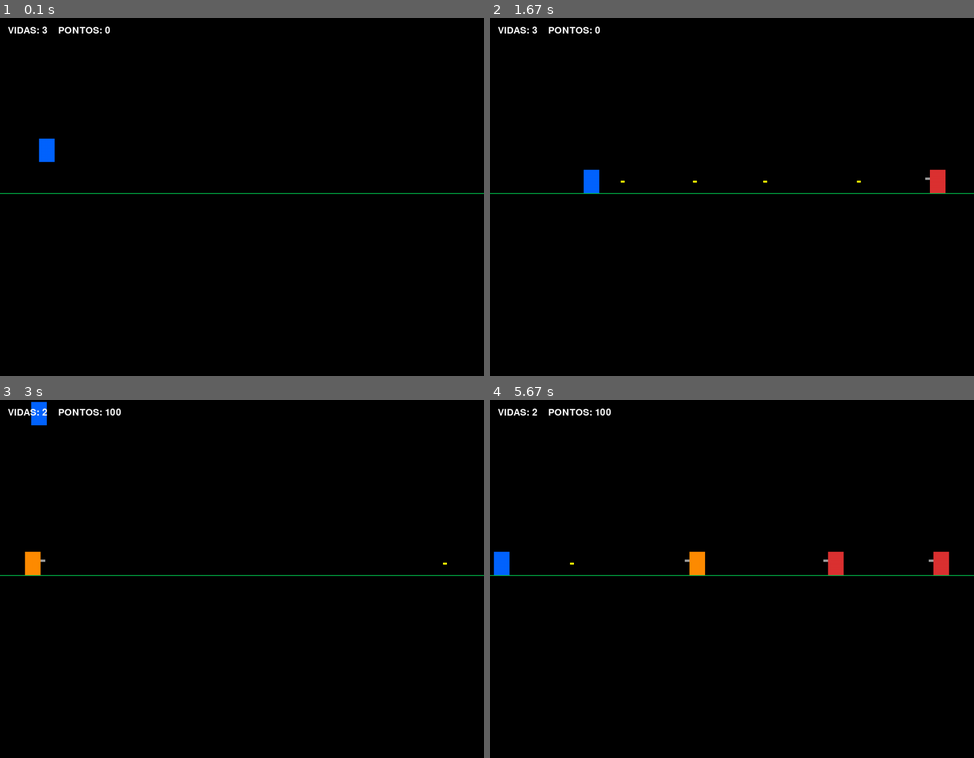
Above: before the commit, frames 1-4 (two rows, left to right).
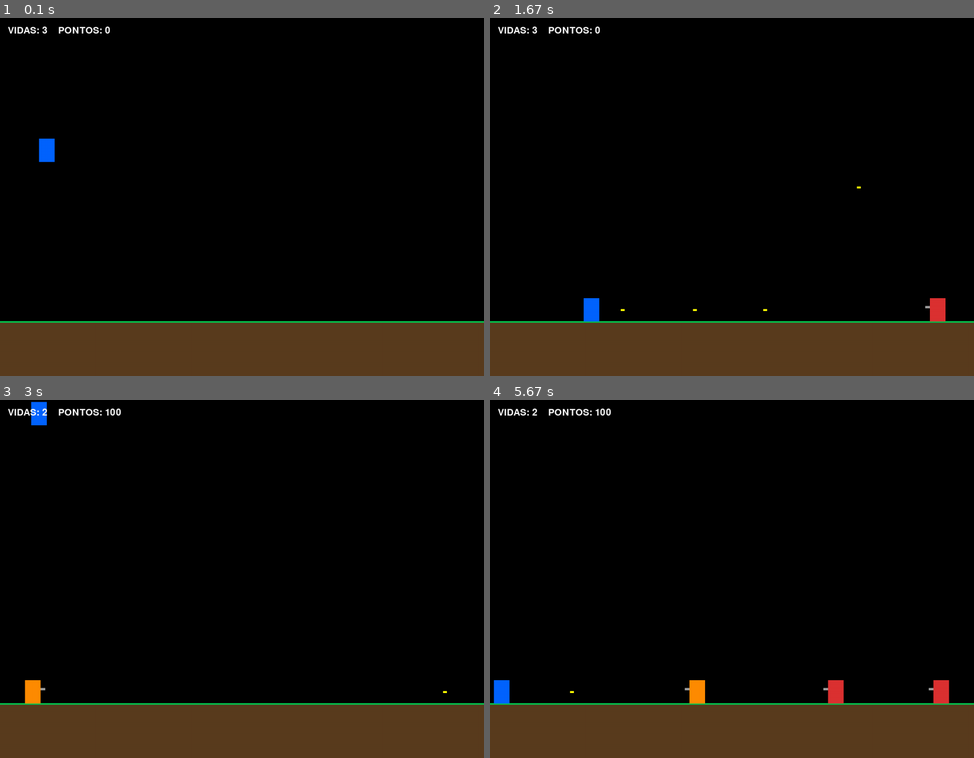
Above: after the commit, the same moments.

Repository: Shabolt/Contra_1987
Game: pygame game, started from ContraRemadePygame/contra_main.py
Same seed, same stepped clock (60 frames per second), same inputs: the game is played once before the commit and once after it.
Inputs:
- Up to frame 1 (0.1 s): no input
- Up to frame 2 (1.67 s): tap Ctrl at 0.33, 0.73, 1.03, 1.23, 1.53 s; hold Right 0.67-1.13 s; hold Right 1.17-1.63 s; hold D 1.17-1.63 s
- Up to frame 3 (3 s): hold A 2-2.4 s; tap Ctrl at 2.07, 2.37, 2.5, 2.9 s; tap Space at 2.15 s; hold Down 2.43-2.8 s; hold S 2.43-2.8 s; hold A from 2.83 s (still down)
- Up to frame 4 (5.67 s): tap Ctrl at 3.2, 3.4, 3.73, 4.03, 5.07, 5.37 s; release A at 3.3 s; hold Down 3.33-3.63 s; hold S 3.33-3.63 s; tap Space at 3.48 s; hold A 3.67-4.07 s; hold D 5-5.47 s

The runs differ from the first frame. In frame 1, 16% of the frame differs, in the area x 0-100%, y 48-100%; in frame 2, 17%; in frame 3, 16%; in frame 4, 18%, in the area x 0-100%, y 42-100%.

Commit message:
chão diferentão

Diff:
--- a/ContraRemadePygame/constants.py
+++ b/ContraRemadePygame/constants.py
@@ -3,7 +3,7 @@
 FPS = 60
 
 # Altura do chão (temporário, até existir um mapa/fase)
-CHAO_Y = 450
+CHAO_Y = 780
 
 PRETO = (0, 0, 0)
 BRANCO = (255, 255, 255)
@@ -12,3 +12,4 @@
 LARANJA = (255, 140, 0)
 VERDE = (0, 200, 80)
 CINZA = (160, 160, 160)
+MARROM = (90, 60, 30)
--- a/ContraRemadePygame/contra_main.py
+++ b/ContraRemadePygame/contra_main.py
@@ -1,5 +1,5 @@
 import pygame
-from constants import ALTURA, BRANCO, CHAO_Y, FPS, LARGURA, PRETO, VERDE
+from constants import ALTURA, BRANCO, CHAO_Y, FPS, LARGURA, MARROM, PRETO, VERDE
 from enemies import GerenciadorInimigos
 from player import Player
 
@@ -35,7 +35,8 @@
             game_over = True
 
     screen.fill(PRETO)
-    pygame.draw.line(screen, VERDE, (0, CHAO_Y), (LARGURA, CHAO_Y), 2)
+    pygame.draw.rect(screen, MARROM, (0, CHAO_Y, LARGURA, ALTURA - CHAO_Y))
+    pygame.draw.line(screen, VERDE, (0, CHAO_Y), (LARGURA, CHAO_Y), 4)
     inimigos.desenhar(screen)
     jogador.desenhar(screen)
 
